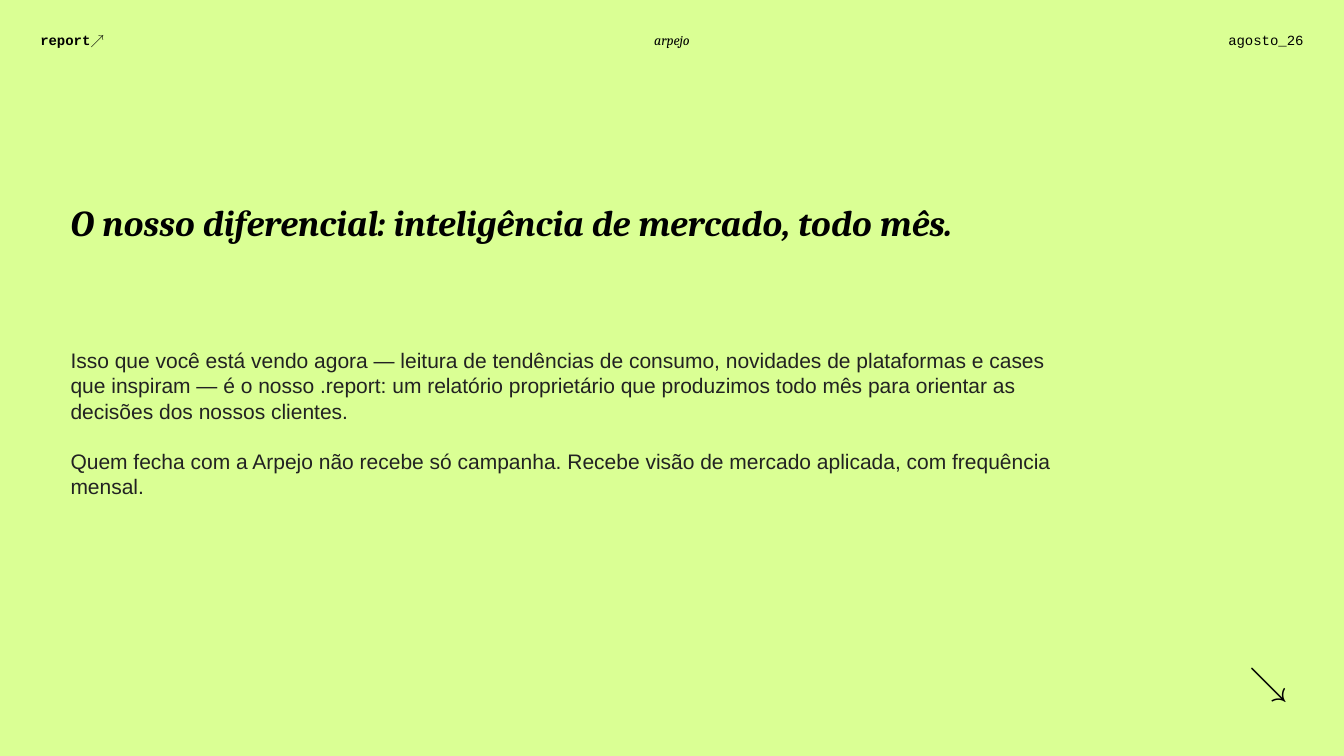
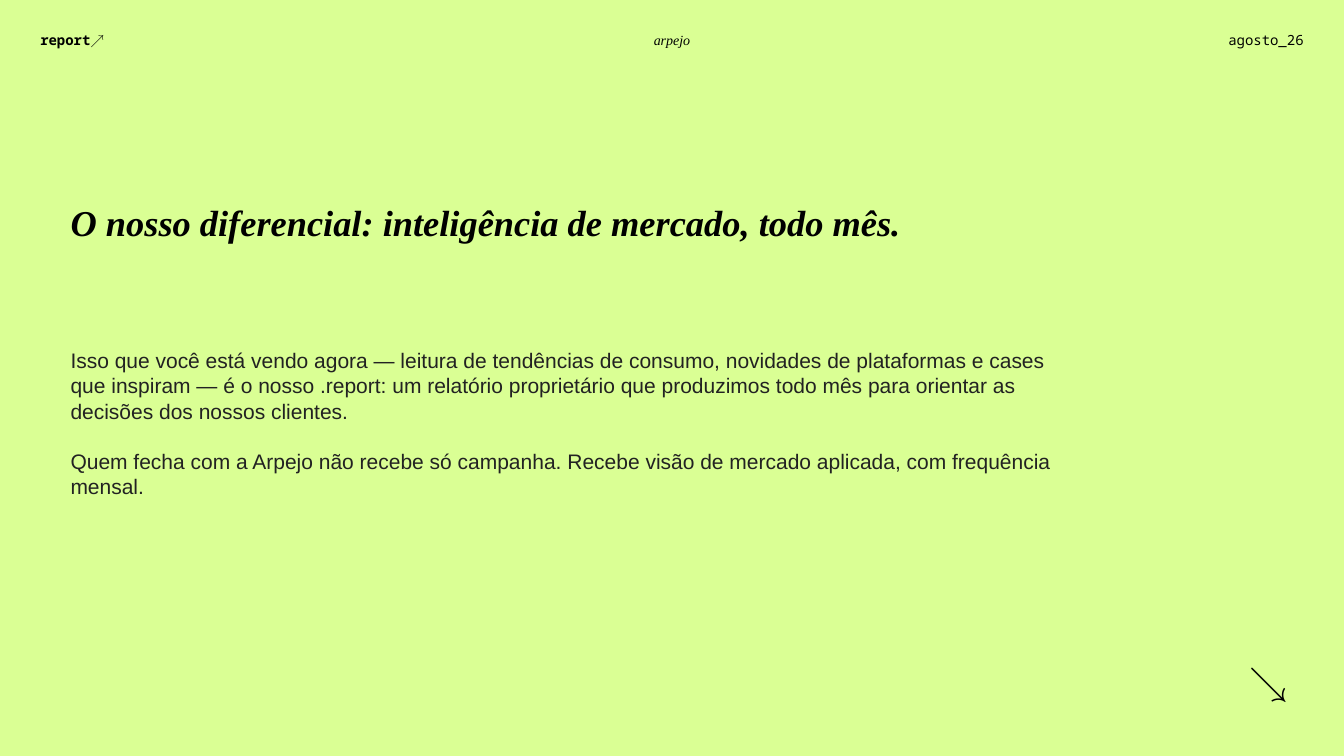
Before and after one commit to BiancaSchwanke/data-manipulation-exercises, a slide deck: slide 8 of entregas-agosto26/apresentacao-prospeccao-agosto26.pptx. Drawn at 1344x756 pixels with LibreOffice and Linux fonts; fonts in the diff are those of the drawing. Boxes give left, top, right and bottom in pixels: in the first picture for what was removed or moved away, otherwise in the second. Text is boxed around its words. In the diff, an @@ line names an element or a change of style, - is before the commit and + after.

```diff
--- a/entregas-agosto26/apresentacao-prospeccao-agosto26.pptx
+++ b/entregas-agosto26/apresentacao-prospeccao-agosto26.pptx
@@ text "report↗" at (40, 35, 104, 49): font Courier New to Noto Sans Mono @@
@@ text "arpejo" at (654, 36, 690, 48): font Cambria to Times New Roman @@
@@ text "agosto_26" at (1228, 35, 1303, 49): font Courier New to Noto Sans Mono @@
@@ text "O nosso diferencial: inteligência de ..." at (71, 210, 901, 243): font Cambria to Times New Roman @@
```
Also in this commit, not shown: 9 other slides changed, 4 other files.
